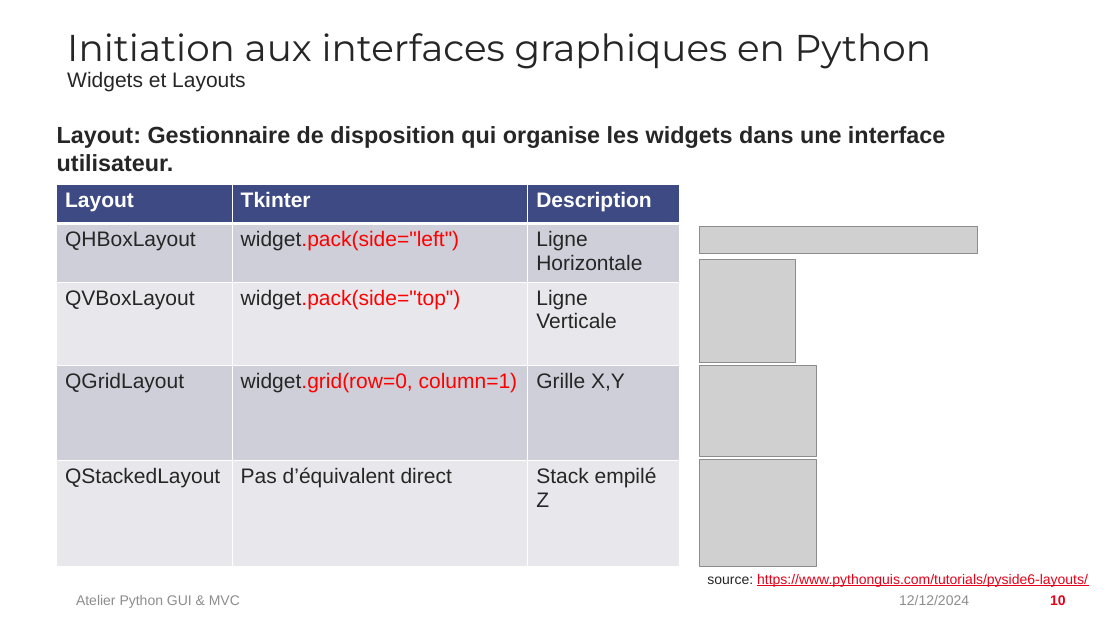
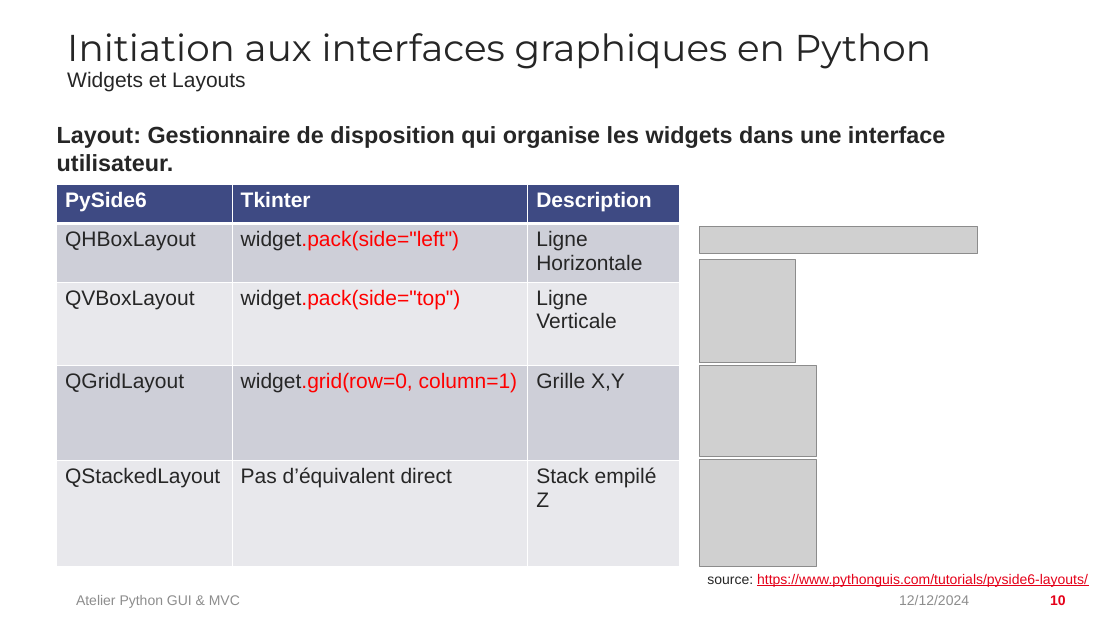
Before and after one commit to Crackvignoule/python-gui-mvc-tutorial, a slide deck: slide 10 of presentation/Atelier Python GUI & MVC.pptx. Drawn at 1120x630 pixels with LibreOffice and Linux fonts; fonts in the diff are those of the drawing; grey boxes stand for pictures; background and template pictures are left out. Boxes give left, top, right and bottom in pixels: in the first picture for what was removed or moved away, otherwise in the second. Text is boxed around its words. In the diff, an @@ line names an element or a change of style, - is before the commit and + after.

```diff
--- a/presentation/Atelier Python GUI & MVC.pptx
+++ b/presentation/Atelier Python GUI & MVC.pptx
@@ table at [57,184,681,566] @@
-row 1, column 1: Layout
+row 1, column 1: PySide6
```
Also in this commit, not shown: 1 other slide changed, 3 other files.
